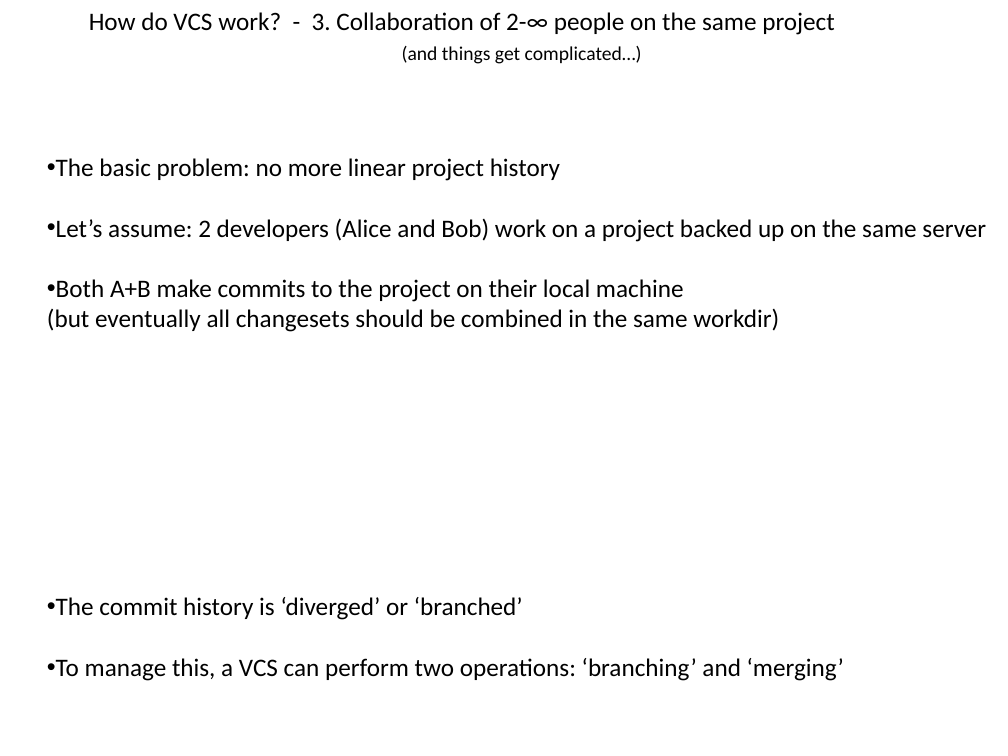
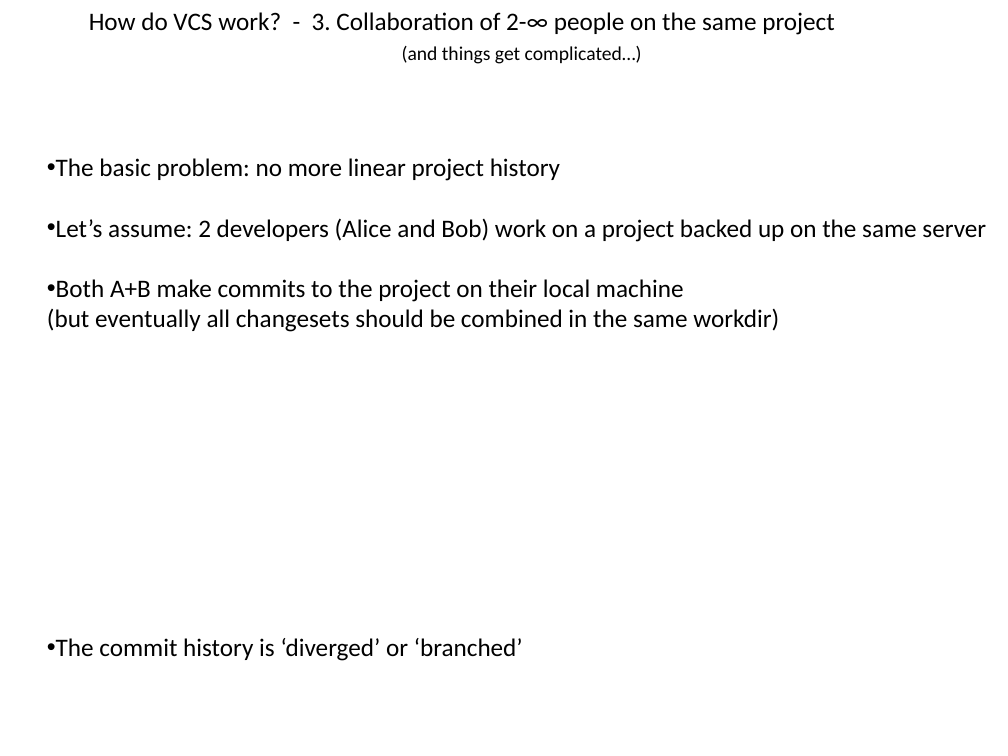
Before and after one commit to flosopher/gittalk, a slide deck: slide 7 of git_python_kurs.pptx (slide 6 before the commit). Drawn at 1008x756 pixels with LibreOffice and Linux fonts; fonts in the diff are those of the drawing. Boxes give left, top, right and bottom in pixels: in the first picture for what was removed or moved away, otherwise in the second. Text is boxed around its words. In the diff, an @@ line names an element or a change of style, - is before the commit and + after.

Commit message:
branching slides

```diff
--- a/git_python_kurs.pptx
+++ b/git_python_kurs.pptx
@@ text "The commit history is ‘diverged’ ...": place and size @@
-text "The commit history is ‘diverged’ ..." at [56,597,844,681]
+text "The commit history is ‘diverged’ ..." at [56,638,523,661]
@@ text at [56,658,844,681]: paragraph removed @@
-• To manage this, a VCS can perform two operations: ‘branching’ and ‘merging’
```
Also in this commit, not shown: 4 other slides changed, 1 slide added.
